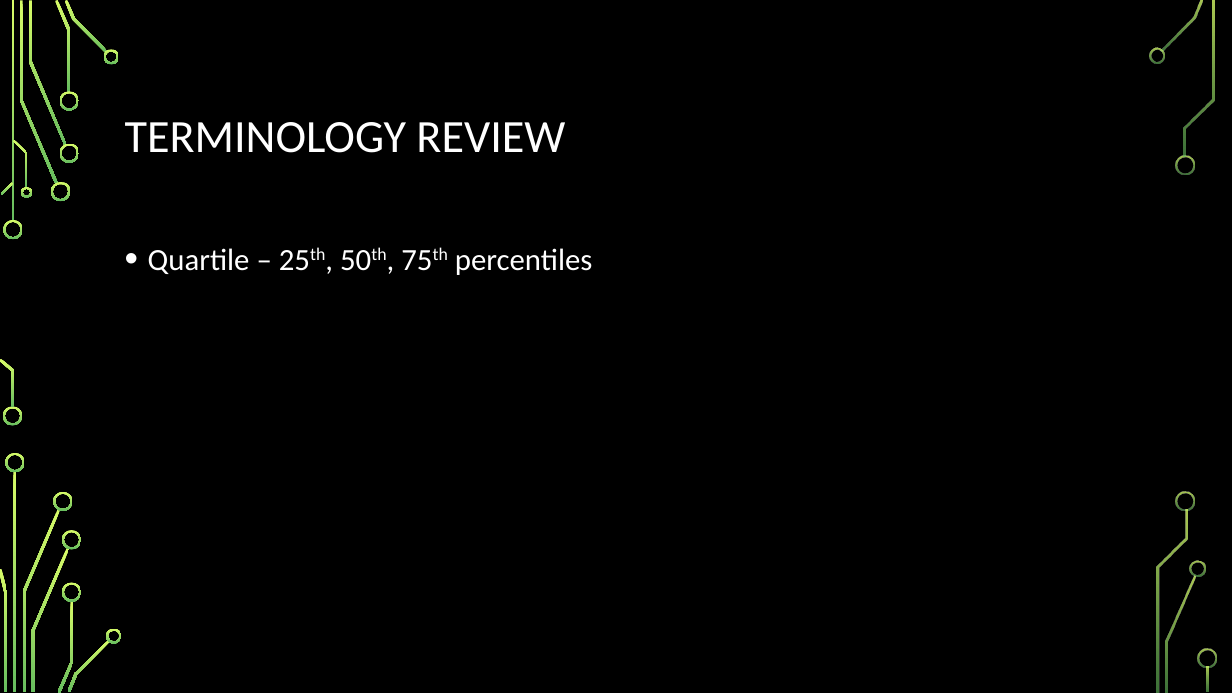
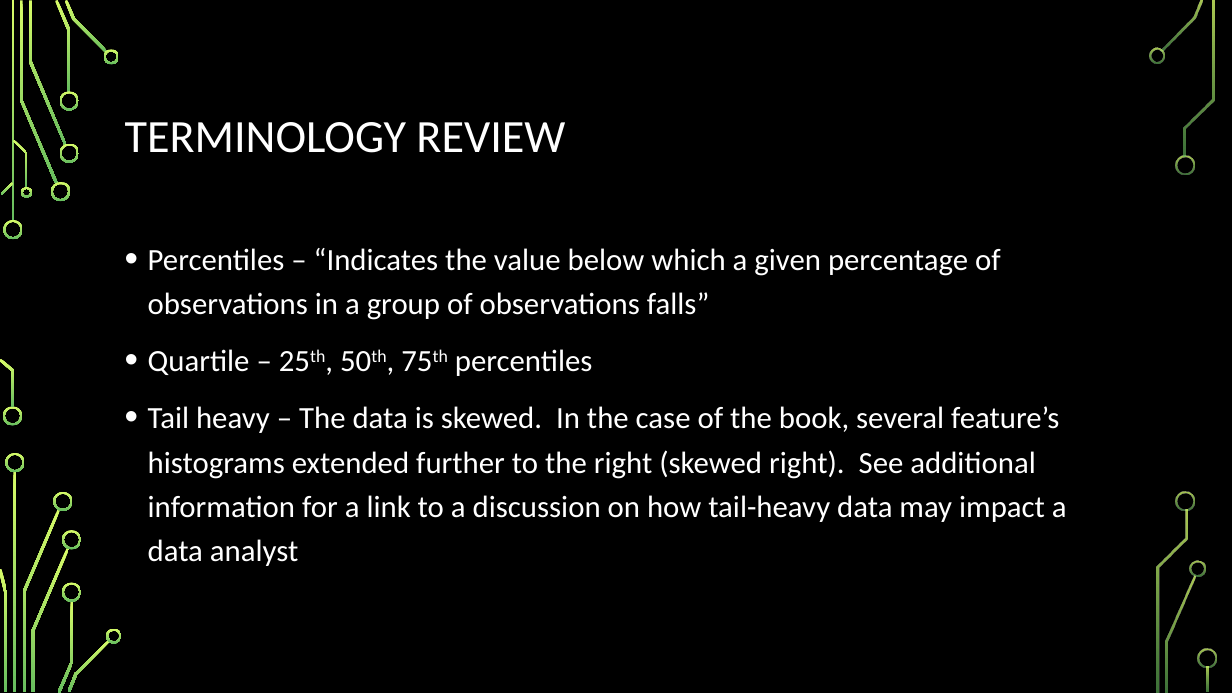
Before and after one commit to astidham2003/ml-study-group, a slide deck: slide 9 of chapter_2/Chapter 2.pptx. Drawn at 1232x693 pixels with LibreOffice and Linux fonts; fonts in the diff are those of the drawing; background and template pictures are left out. Boxes give left, top, right and bottom in pixels: in the first picture for what was removed or moved away, otherwise in the second. Text is boxed around its words. In the diff, an @@ line names an element or a change of style, - is before the commit and + after.

```diff
--- a/chapter_2/Chapter 2.pptx
+++ b/chapter_2/Chapter 2.pptx
@@ text at <box>148,248,1001,320</box>: paragraph added @@
+• Percentiles – “Indicates the value below which a given percentage of observations in a group of observations falls”
@@ text at <box>148,406,1067,566</box>: paragraph added @@
+• Tail heavy – The data is skewed. In the case of the book, several feature’s histograms extended further to the right (skewed right). See additional information for a link to a discussion on how tail-heavy data may impact a data analyst
```
Also in this commit, not shown: 3 other slides changed, 4 slides added.
